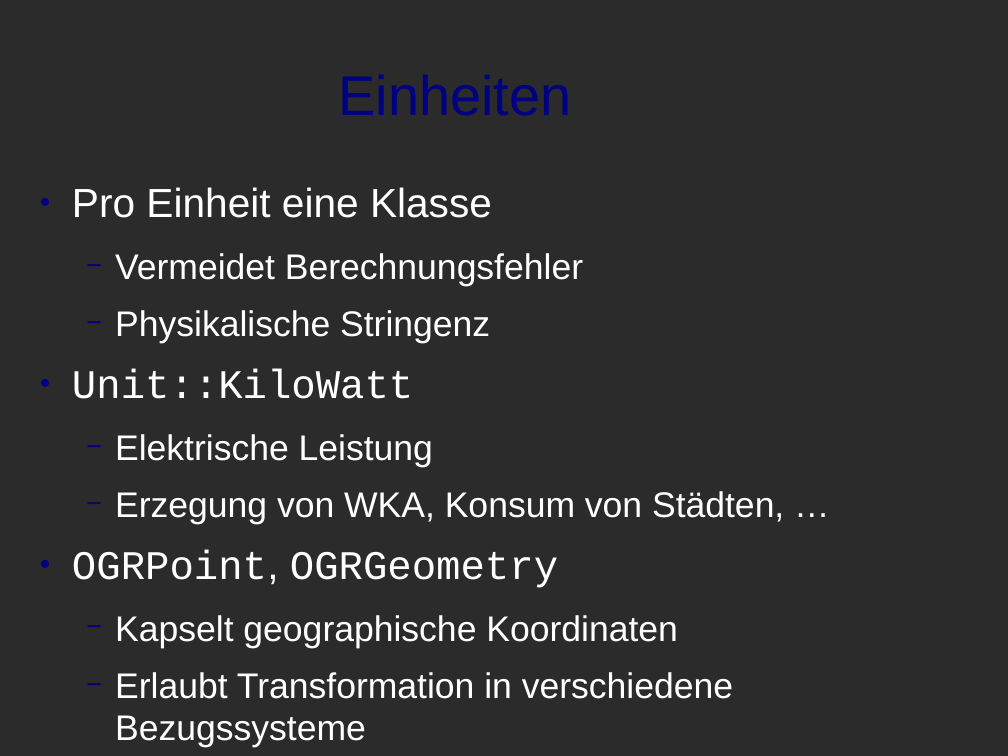
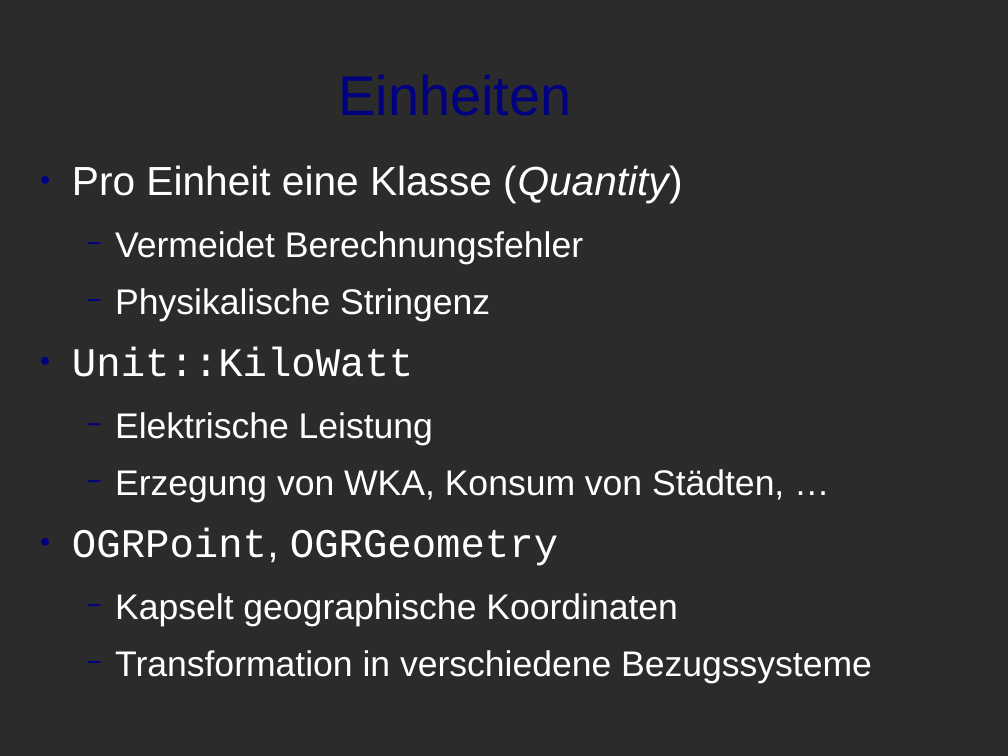
Before and after one commit to eveith/wzann, a slide deck: slide 3 of doc/Präsentation/winzent.odp. Drawn at 1008x756 pixels with LibreOffice and Linux fonts; fonts in the diff are those of the drawing; background and template pictures are left out; a plain dark background stands for a picture behind light text. Boxes give left, top, right and bottom in pixels: in the first picture for what was removed or moved away, otherwise in the second. Text is boxed around its words. In the diff, an @@ line names an element or a change of style, - is before the commit and + after.

```diff
--- a/doc/Präsentation/winzent.odp
+++ b/doc/Präsentation/winzent.odp
@@ text "Pro Einheit eine Klasse (Quantity)": place and size @@
-text "Pro Einheit eine Klasse (Quantity)" at box(72, 187, 784, 748)
+text "Pro Einheit eine Klasse (Quantity)" at box(72, 165, 872, 683)
@@ text at box(72, 165, 682, 203): text changed @@
-● Pro Einheit eine Klasse
+● Pro Einheit eine Klasse (Quantity)
@@ text at box(115, 650, 872, 683): text changed @@
-  − Erlaubt Transformation in verschiedene Bezugssysteme
+  − Transformation in verschiedene Bezugssysteme
```
Also in this commit, not shown: 6 other slides changed, 2 slides added, 3 other files.
